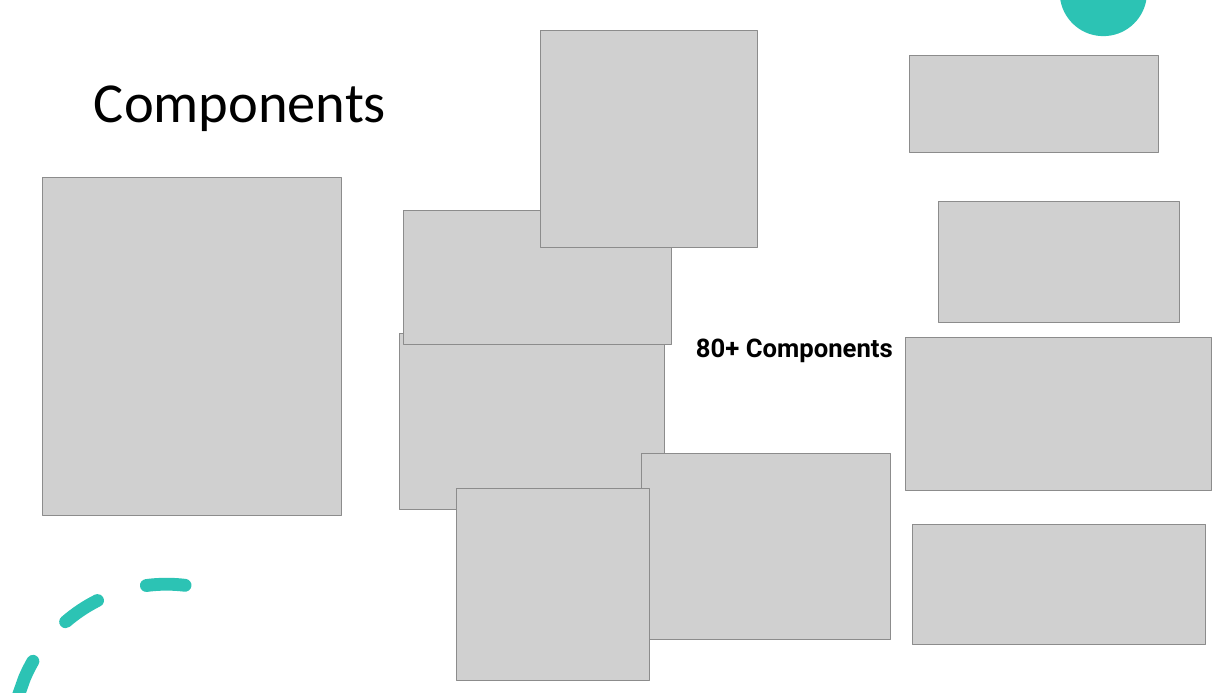
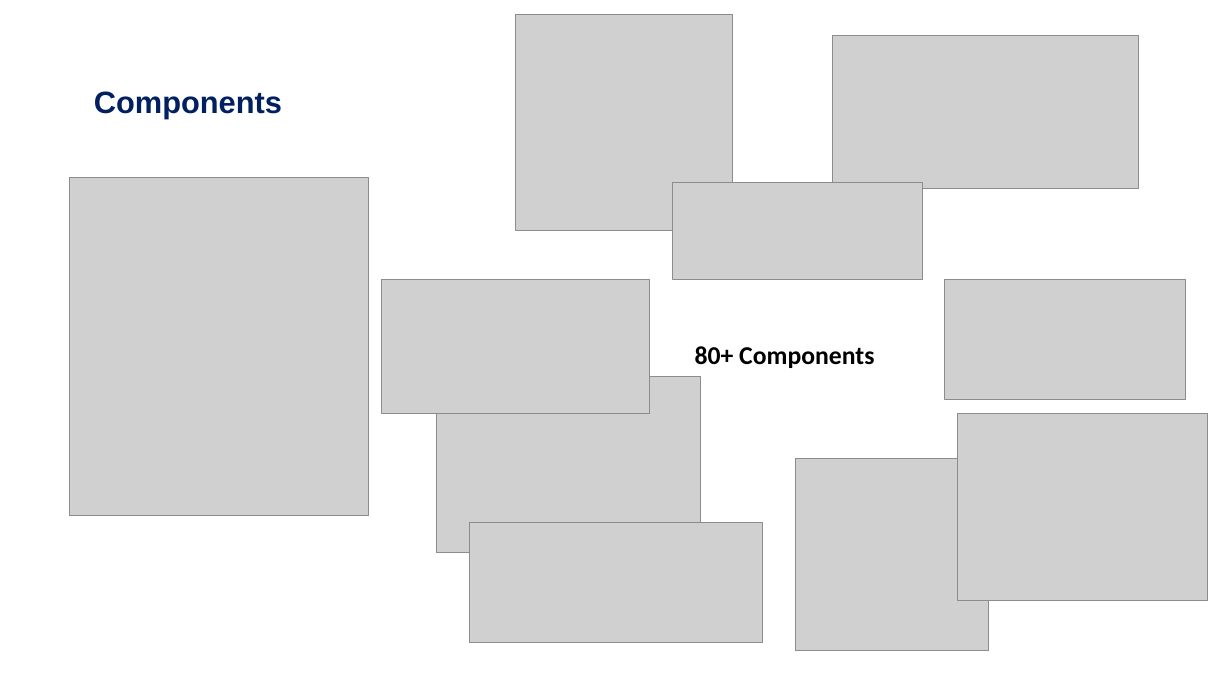
Before and after one commit to rgvna258/DaprDemoApp, a slide deck: slide 11 of files/Dapr-Final.pptx (slide 14 before the commit). Drawn at 1232x693 pixels with LibreOffice and Linux fonts; fonts in the diff are those of the drawing; grey boxes stand for pictures. Boxes give left, top, right and bottom in pixels: in the first picture for what was removed or moved away, otherwise in the second. Text is boxed around its words. In the diff, an @@ line names an element or a change of style, - is before the commit and + after.

```diff
--- a/files/Dapr-Final.pptx
+++ b/files/Dapr-Final.pptx
@@ picture: place and size @@
-picture at (541,30,757,247)
+picture at (516,14,732,230)
@@ freeform shape removed at (1061,0,1147,36) @@
@@ title "Components" at (94,91,282,119): size 44 to 24 pt, font Calibri to Arial, text colour #000000 to #002060, bold on @@
@@ picture: place and size @@
-picture at (906,337,1212,491)
+picture at (833,35,1139,189)
@@ picture: place and size @@
-picture at (43,177,341,516)
+picture at (70,177,369,516)
@@ picture: place and size @@
-picture at (909,55,1159,152)
+picture at (673,182,922,279)
@@ picture: place and size @@
-picture at (404,211,672,345)
+picture at (382,280,650,414)
@@ picture: place and size @@
-picture at (939,202,1180,323)
+picture at (945,279,1187,399)
@@ text "80+ Components": place and size @@
-text "80+ Components" at (696,338,893,363)
+text "80+ Components" at (695,346,874,368)
@@ text "80+ Components" at (695,346,874,368): font Roboto to Calibri @@
@@ picture: place and size @@
-picture at (399,334,664,510)
+picture at (436,377,701,554)
@@ picture: place and size @@
-picture at (641,453,891,640)
+picture at (958,413,1208,600)
@@ picture: place and size @@
-picture at (457,488,649,680)
+picture at (796,458,988,651)
@@ picture: place and size @@
-picture at (912,524,1206,644)
+picture at (470,522,763,642)
@@ freeform shape removed at (13,578,192,693) @@
```
Also in this commit, not shown: 18 other slides changed, 9 slides added, 4 slides removed, 15 other files.
